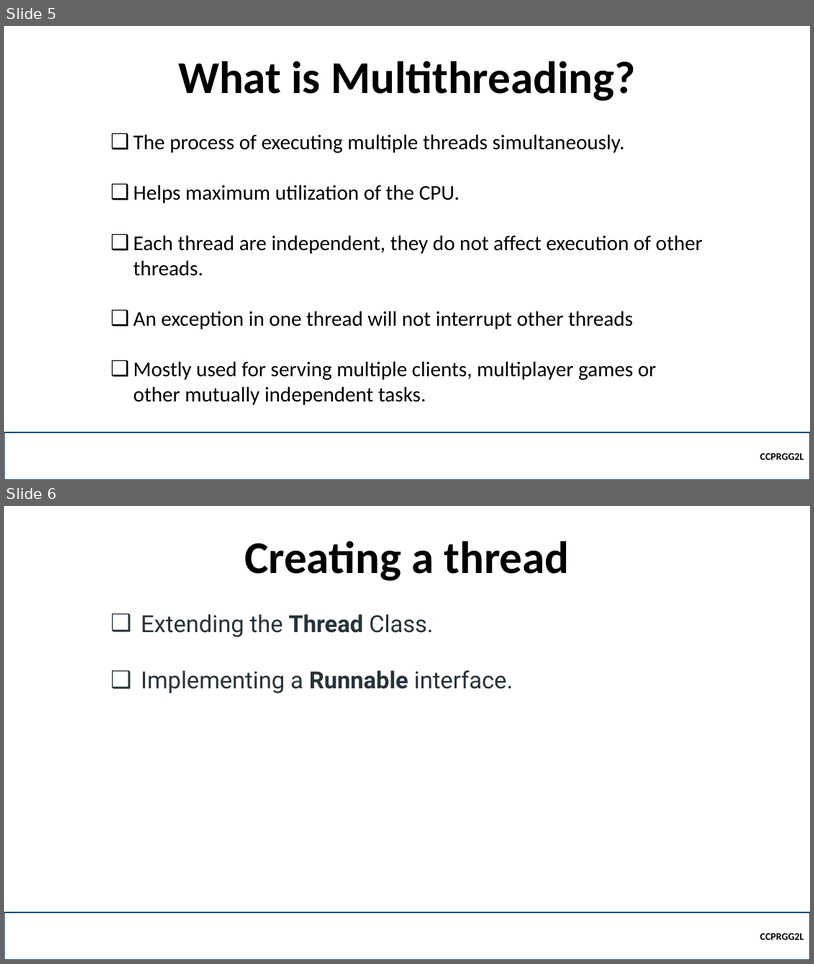
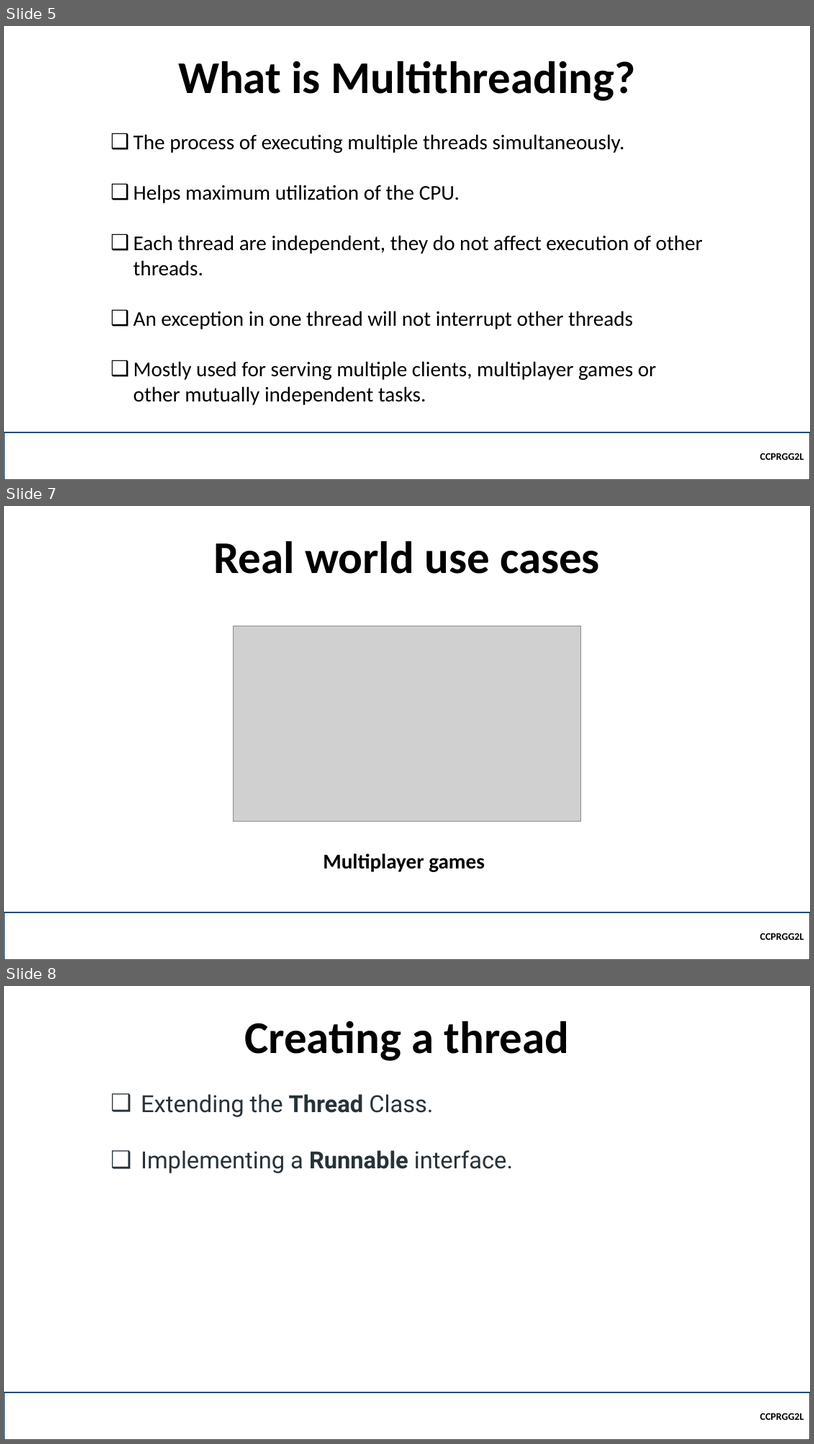
Before and after one commit to robitussin/CCPRGG2L, a slide deck: week_11/Threads.pptx. Shown one above the other, each under a label of ours: slides 5 and 6 before the commit, slides 5, 7 and 8 after it; the slides between them are not shown. The pictures are 814x964 and 814x1444 pixels, drawn with LibreOffice and Linux fonts; fonts in the diff are those of the drawing; grey boxes stand for pictures; background and template pictures are left out. Boxes give left, top, right and bottom in pixels: in the first picture for what was removed or moved away, otherwise in the second. Text is boxed around its words. In the diff, an @@ line names an element or a change of style, - is before the commit and + after.

Commit message:
Added use cases in presentation

```diff
--- a/week_11/Threads.pptx
+++ b/week_11/Threads.pptx
@@ slide 7 added at (4, 506, 810, 960), background picture (left out) @@
@@ title added at (214, 541, 600, 574), 54 pt, text #000000, bold @@
+Real world use cases
@@ picture added at (234, 626, 581, 821) @@
@@ text added at (323, 853, 485, 872), 25 pt, text #000000, bold @@
+Multiplayer games
@@ rectangle added at (4, 912, 810, 960), outline #1F4E79 2.25 pt, 12 pt, text #000000, bold @@
+CCPRGG2L
@@ what was slide 6 is now slide 8 @@
```
Also in this commit, not shown: 1 other slide added.
